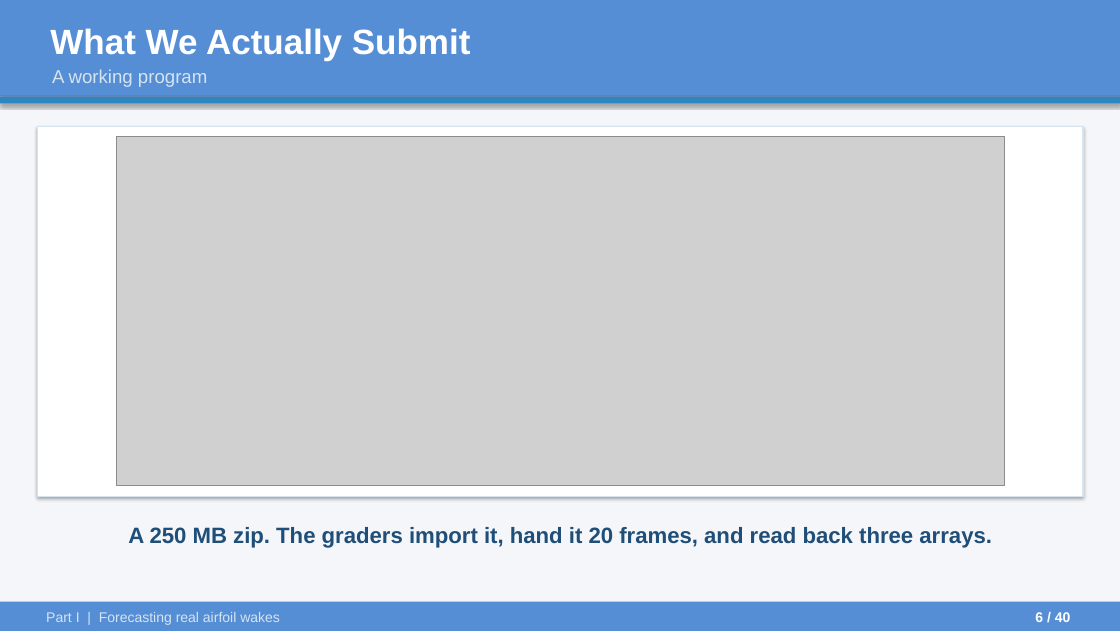
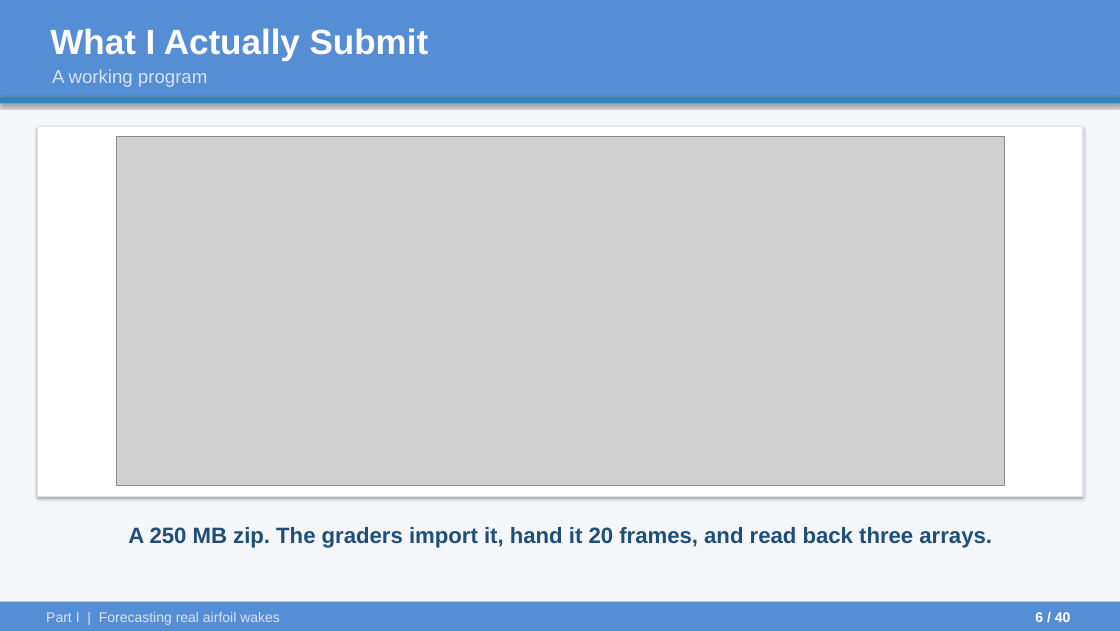
Before and after one commit to ARYAMANN7279/aurora-from-scratch-jax, a slide deck: slide 6 of UGP_Final/UGP_Final_Presentation.pptx. Drawn at 1120x631 pixels with LibreOffice and Linux fonts; fonts in the diff are those of the drawing; grey boxes stand for pictures. Boxes give left, top, right and bottom in pixels: in the first picture for what was removed or moved away, otherwise in the second. Text is boxed around its words. In the diff, an @@ line names an element or a change of style, - is before the commit and + after.

```diff
--- a/UGP_Final/UGP_Final_Presentation.pptx
+++ b/UGP_Final/UGP_Final_Presentation.pptx
@@ text at [50, 28, 429, 61]: text changed @@
-What We Actually Submit
+What I Actually Submit
```
Also in this commit, not shown: 19 other slides changed, 2 other files.
